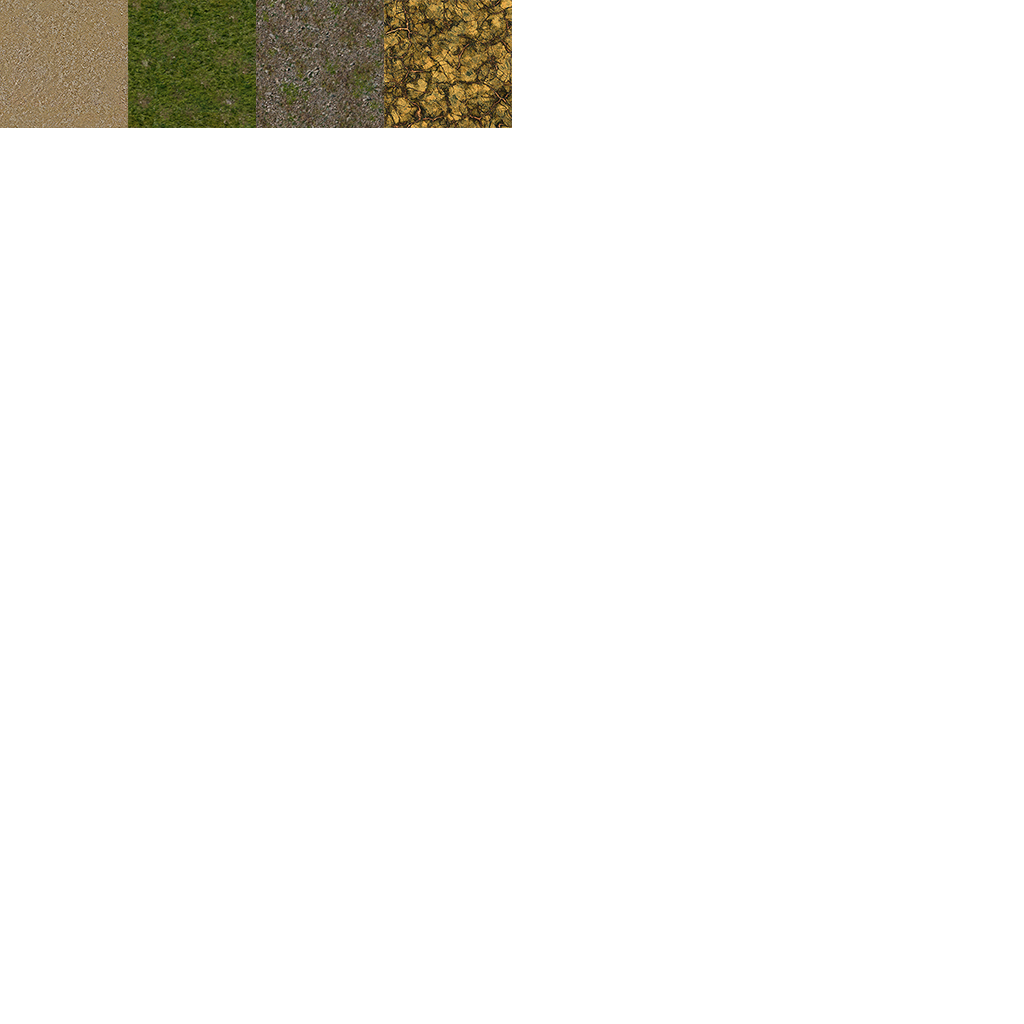
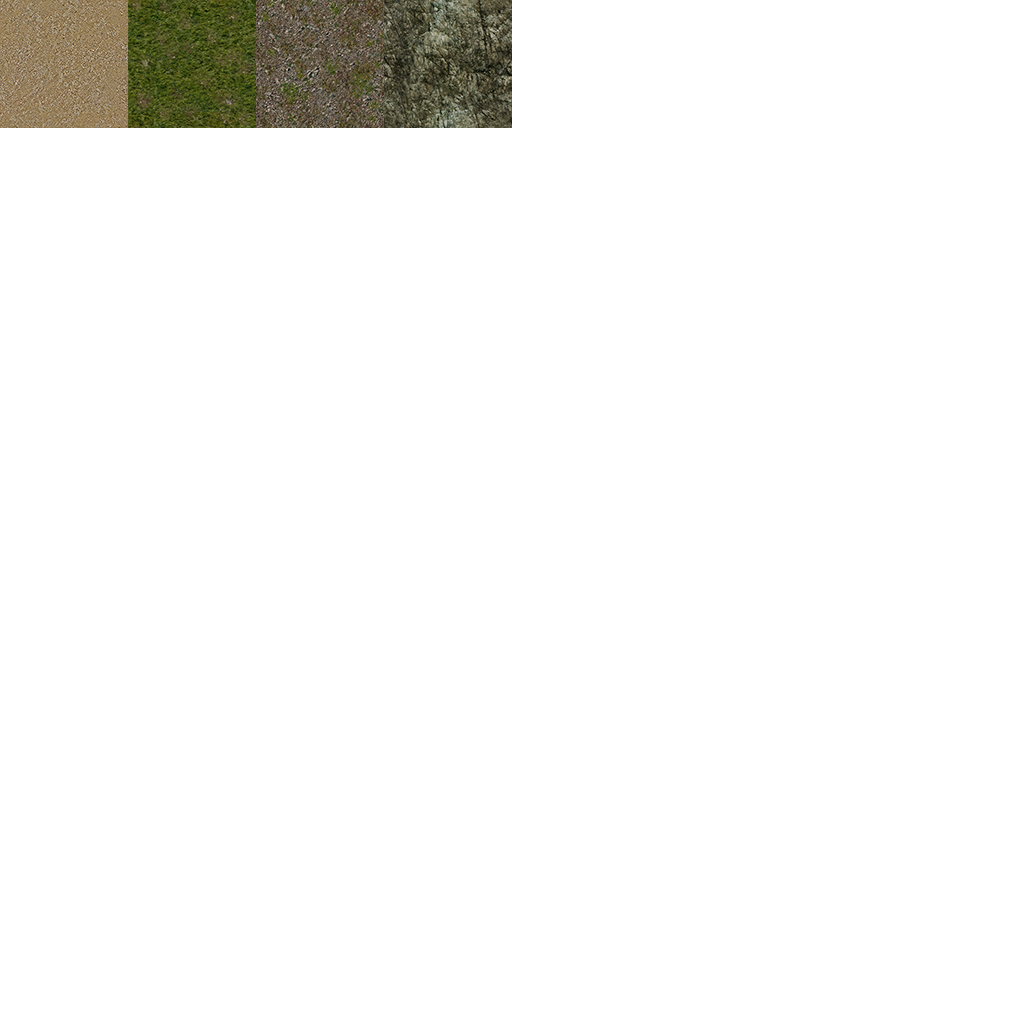
Comparing the layer stacks of the two 1024×1024 images. Changes:
added layer "图层 9" in group "组 1" over bbox(384, 0, 512, 128)
